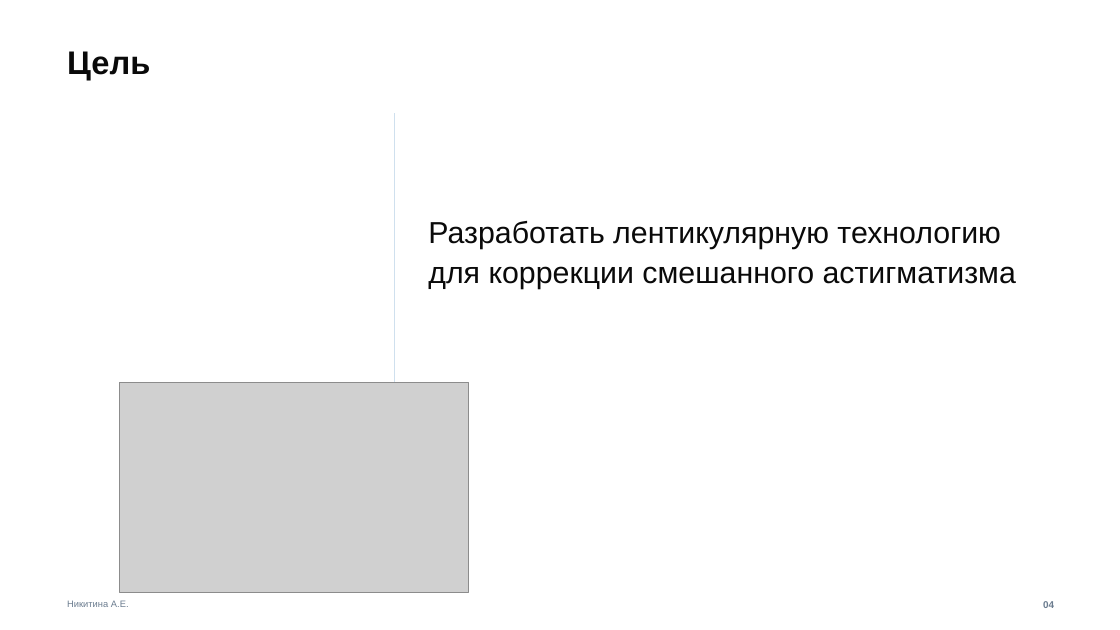
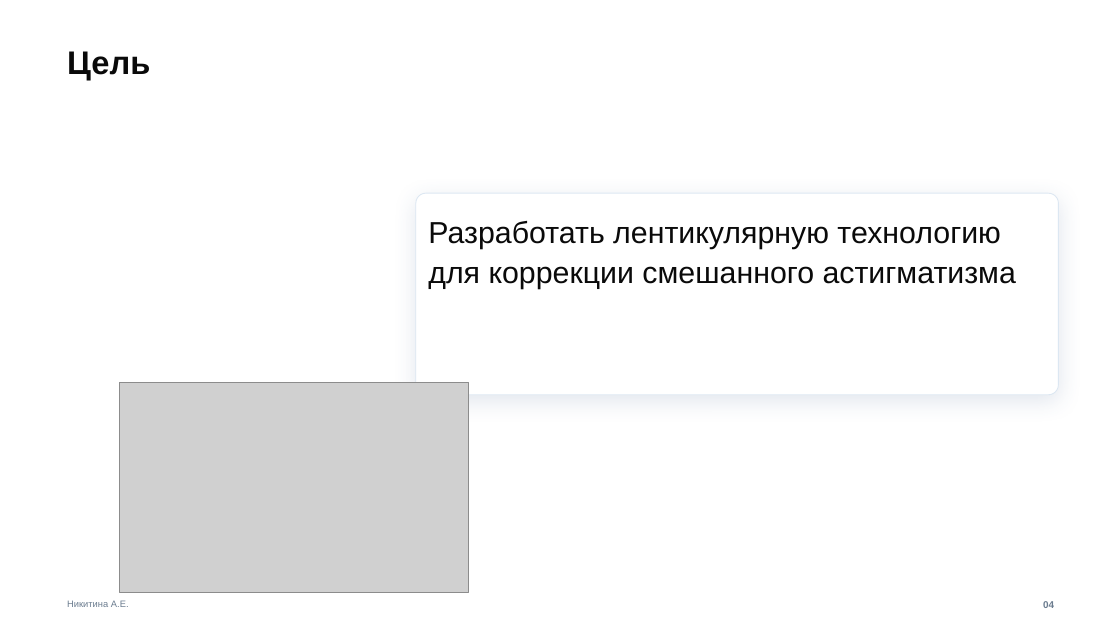
Before and after one commit to anastasianik2403-source/Mixed-astigmatism-calculator, a slide deck: slide 4 of presentations/Template1_Blue-Modern.pptx. Drawn at 1120x630 pixels with LibreOffice and Linux fonts; fonts in the diff are those of the drawing; grey boxes stand for pictures; background and template pictures are left out. Boxes give left, top, right and bottom in pixels: in the first picture for what was removed or moved away, otherwise in the second. Text is boxed around its words. In the diff, an @@ line names an element or a change of style, - is before the commit and + after.

```diff
--- a/presentations/Template1_Blue-Modern.pptx
+++ b/presentations/Template1_Blue-Modern.pptx
@@ line removed from (395, 113) to (395, 386) @@
@@ rounded rectangle added at (416, 193, 1059, 395), fill #FFFFFF, outline #DCE7F2 0.75 pt @@
```
Also in this commit, not shown: 12 other slides changed, 8 other files.
